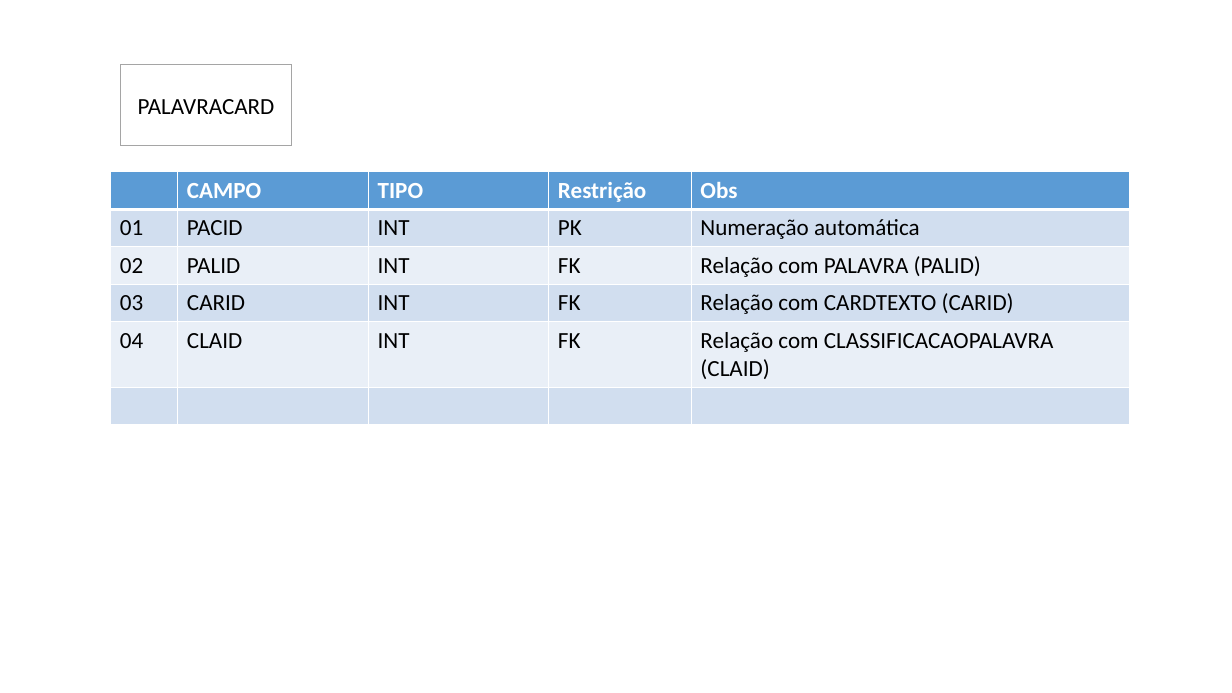
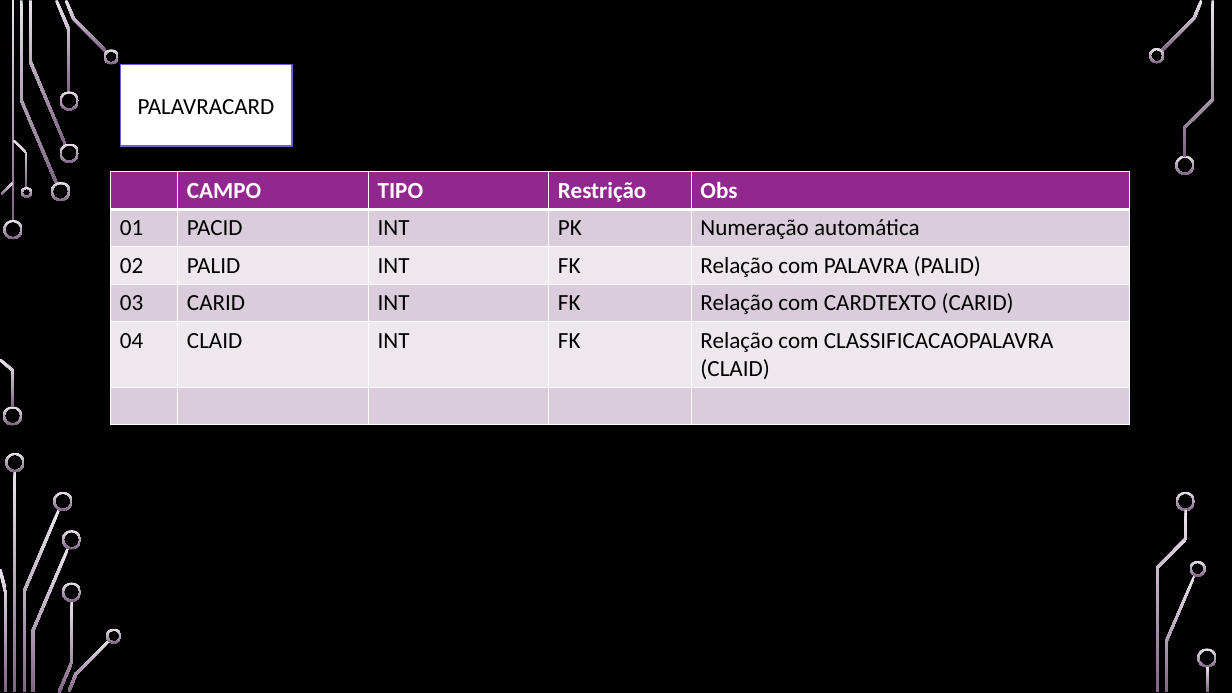
Before and after one commit to viniciuss1812/Projeto-Bookcard, a slide deck: slide 11 of Documentacao/bookCarddocumentacao.pptx. Drawn at 1232x693 pixels with LibreOffice and Linux fonts; fonts in the diff are those of the drawing; background and template pictures are left out. Boxes give left, top, right and bottom in pixels: in the first picture for what was removed or moved away, otherwise in the second. Text is boxed around its words. In the diff, an @@ line names an element or a change of style, - is before the commit and + after.

```diff
--- a/Documentacao/bookCarddocumentacao.pptx
+++ b/Documentacao/bookCarddocumentacao.pptx
@@ background #FFFFFF to picture (left out) @@
@@ rectangle "PALAVRACARD" at (120, 65, 292, 146): outline #A5A5A5 1 pt to #755DD9 1.25 pt @@
@@ table at (111, 172, 1130, 424) @@
@@ fill #5B9BD5 to #92278F in row 1 @@
@@ fill #D2DEEF to #DCCDDB in 15 cells @@
@@ fill #EAEFF7 to #EEE8EE in 10 cells @@
@@ group added at (0, 0, 1217, 693): 33 freeform shapes, 3 rectangles @@
```
Also in this commit, not shown: 18 other slides changed, 34 other files.
